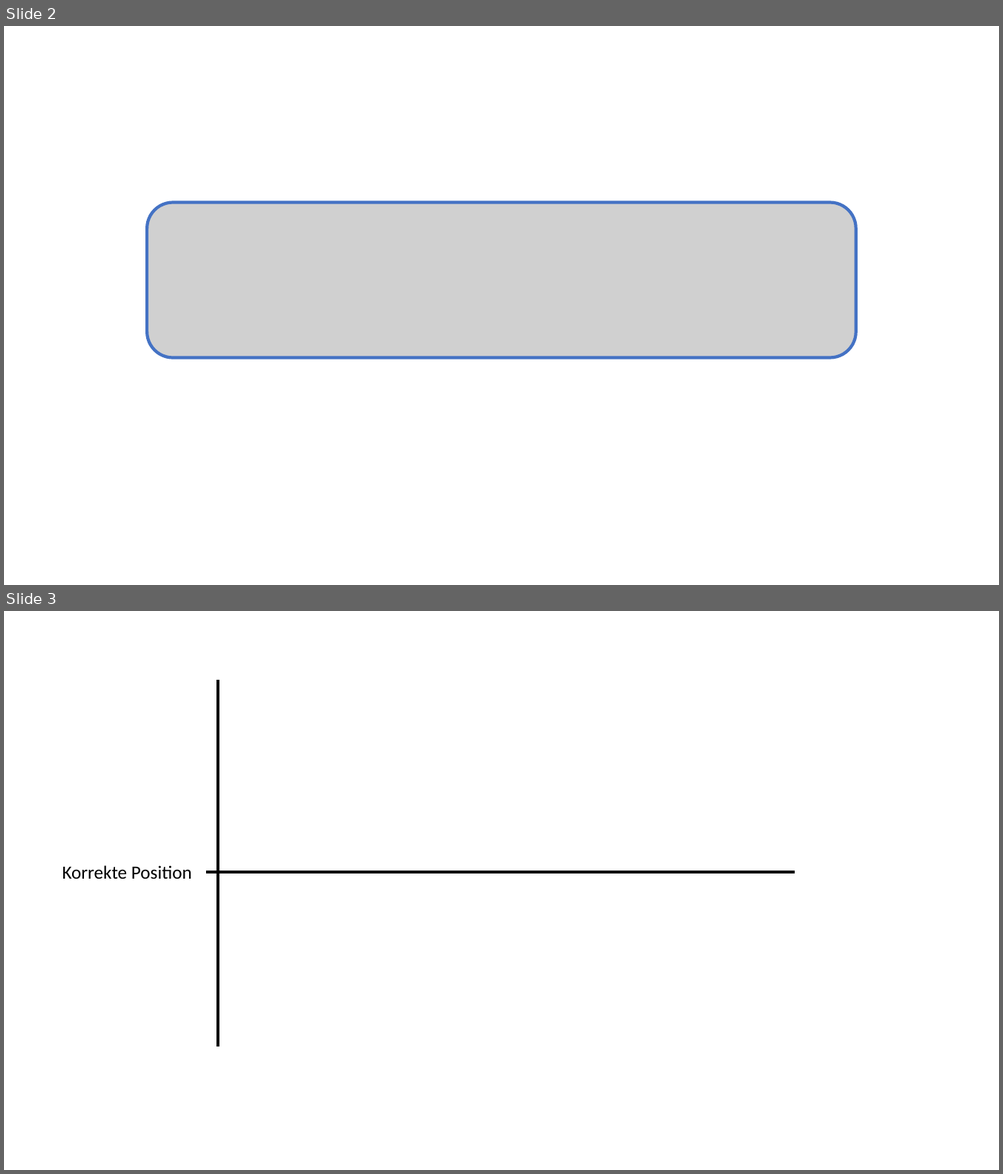
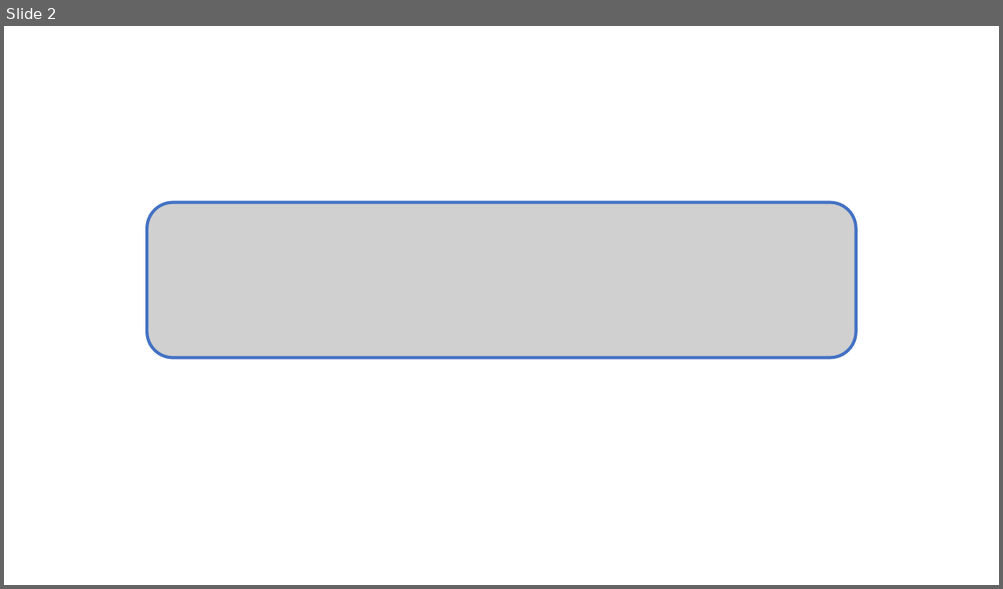
Before and after one commit to riccardofeingold/3D-Positionsbestimmung-mit-Sensor-Fusion-basierten-Algorithmen, a slide deck: Texte/GPS.pptx. Shown one above the other, each under a label of ours: slides 2 and 3 before the commit, slide 2 after it. The pictures are 1003x1174 and 1003x589 pixels, drawn with LibreOffice and Linux fonts; fonts in the diff are those of the drawing; grey boxes stand for pictures. Boxes give left, top, right and bottom in pixels: in the first picture for what was removed or moved away, otherwise in the second. Text is boxed around its words. In the diff, an @@ line names an element or a change of style, - is before the commit and + after.

```diff
--- a/Texte/GPS.pptx
+++ b/Texte/GPS.pptx
@@ slide 3 removed at <box>4,611,999,1170</box>, background #FFFFFF @@
@@ line removed from (218, 680) to (218, 1047) @@
@@ text removed at <box>62,866,192,880</box> @@
-Korrekte Position
@@ line removed from (206, 872) to (794, 872) @@
```
Also in this commit, not shown: 1 slide added, 2 other files.
